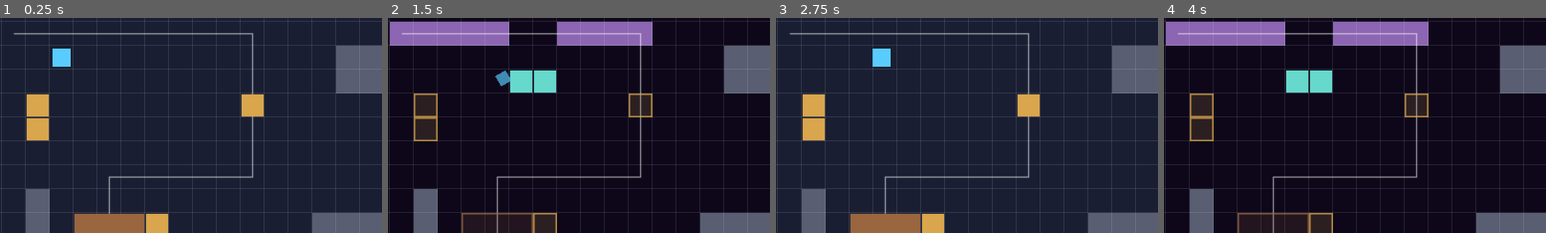
Above: before the commit, frames 1-4 (left to right).
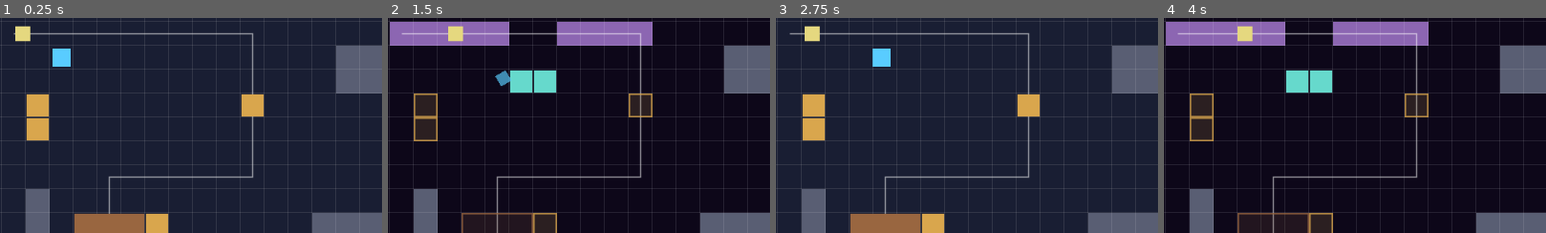
Above: after the commit, the same moments.

Repository: ConanY123/Game-Jam-Drift-MICK
Game: Godot game, scene res://scenes/levels/level-1.tscn
Same seed, same stepped clock (60 frames per second), same inputs: the game is played once before the commit and once after it. The project has no main scene, so this scene is started directly.
Inputs:
- Up to frame 1 (0.25 s): no input
- Up to frame 2 (1.5 s): tap Enter at 0.5 s; hold D (move_right) 0.53-1.28 s; hold Z (interact) 0.53-1.28 s; tap Space at 0.77 s; hold S (move_down) from 1.28 s (still down); tap C (switch_realm) at 1.35 s
- Up to frame 3 (2.75 s): tap Space at 1.52 s; release S (move_down) at 2.03 s; hold D (move_right) from 2.03 s (still down); tap R at 2.1 s
- Up to frame 4 (4 s): release D (move_right) at 2.78 s; hold W (move_up) 2.78-3.53 s; tap Z (interact) at 2.85 s; tap Space at 3.02, 3.77 s; hold A (move_left) from 3.53 s (still down); hold C (switch_realm) from 3.53 s (still down)
The pictures show only the part of the screen within x 6-56%, y 10-60%; the shares and areas given below are measured in that part.

The runs differ from the first frame. In frame 1, 0.3% of the frame differs, in the area x 4-8%, y 3-12%; in frame 2, 0.3%; in frame 3, 0.3%; in frame 4, 0.3%.

Commit message:
Created roomate scene and script
Walks the route at half of the players speed. Dies if running into an obstacle or falling off the map.

Diff:
--- /dev/null
+++ b/scenes/actors/roommate.tscn
@@ -0,0 +1,10 @@
+[gd_scene load_steps=2 format=3 uid="uid://cr0mmate00001"]
+
+[ext_resource type="Script" path="res://scripts/actors/roommate.gd" id="1_rmmate"]
+
+[node name="Roommate" type="Node2D"]
+script = ExtResource("1_rmmate")
+
+[node name="BodyVisual" type="Polygon2D" parent="."]
+color = Color(0.9, 0.85, 0.5, 1)
+polygon = PackedVector2Array(-10, -10, 10, -10, 10, 10, -10, 10)
--- /dev/null
+++ b/scenes/ui/result_overlay.tscn
@@ -0,0 +1,32 @@
+[gd_scene load_steps=2 format=3 uid="uid://cre5u1t00001"]
+
+[ext_resource type="Script" path="res://scripts/ui/result_overlay.gd" id="1_result"]
+
+[node name="ResultOverlay" type="CanvasLayer"]
+layer = 10
+script = ExtResource("1_result")
+
+[node name="Center" type="CenterContainer" parent="."]
+anchors_preset = 15
+anchor_right = 1.0
+anchor_bottom = 1.0
+grow_horizontal = 2
+grow_vertical = 2
+mouse_filter = 2
+
+[node name="Box" type="VBoxContainer" parent="Center"]
+layout_mode = 2
+theme_override_constants/separation = 12
+alignment = 1
+
+[node name="Title" type="Label" parent="Center/Box"]
+layout_mode = 2
+theme_override_font_sizes/font_size = 48
+text = "RESULT"
+horizontal_alignment = 1
+
+[node name="Sub" type="Label" parent="Center/Box"]
+layout_mode = 2
+theme_override_font_sizes/font_size = 20
+text = "Press R to retry"
+horizontal_alignment = 1
--- /dev/null
+++ b/scripts/actors/roommate.gd
@@ -0,0 +1,145 @@
+class_name Roommate
+extends Node2D
+
+# The sleepwalker. Walks a fixed route of cells at a steady pace, holding the
+# same position in both realms (swapping only changes the world around him).
+#
+# Lose conditions (shared timeline - judged on the real world state, not the
+# realm you happen to be viewing):
+#   - a solid obstacle sits on the cell he is entering in the physical world
+#   - the cell he is on in the dream has no standable floor (you failed the
+#     platform puzzle) -> he drops into the void
+# Win: he reaches the final waypoint untouched.
+#
+# Top-down 2D. Hazard detection is grid-based to match the rest of the project;
+# the body is a child node (BodyVisual) so art can be swapped in later.
+
+const SPEED := 48.0  # about half the player's 96 ("roommate is ~2x slower")
+const FALL_SPEED := 360.0  # how fast he drops into the void on a dream fail
+
+signal won
+signal lost(reason: String)
+
+@export var route: Array[Vector2i] = []  # authored path in cells
+
+var level: LevelBase
+var waypoints: PackedVector2Array = PackedVector2Array()
+var index := 0  # waypoint we are walking toward
+var finished := false
+var dead := false
+var falling := false  # dream-fail death animation in progress
+
+@onready var _body: Node2D = get_node_or_null("BodyVisual")
+
+func setup(p_level: LevelBase, p_route: Array[Vector2i]) -> void:
+	level = p_level
+	route = p_route
+	_rebuild_waypoints()
+
+func _ready() -> void:
+	# Allow either setup() (code spawn) or an inspector-authored route.
+	if waypoints.is_empty() and route.size() > 0:
+		_rebuild_waypoints()
+	queue_redraw()
+
+func _rebuild_waypoints() -> void:
+	waypoints = PackedVector2Array()
+	for cell in route:
+		waypoints.append(Grid.cell_to_center(cell))
+	if waypoints.size() > 0:
+		position = waypoints[0]
+		index = 1  # start toward the second point
+
+func _physics_process(delta: float) -> void:
+	if level == null:
+		return
+	if falling:
+		_update_fall(delta)
+		return
+	if finished or dead:
+		return
+	if index >= waypoints.size():
+		return
+
+	# Walk toward the current waypoint at a steady pace.
+	var target := waypoints[index]
+	var to_target := target - position
+	var dist := to_target.length()
+	var step := SPEED * delta
+	if step >= dist:
+		position = target
+		index += 1
+		if index >= waypoints.size():
+			_finish()
+	else:
+		position += to_target / dist * step
+
+	_check_hazards()
+	queue_redraw()
+
+func current_cell() -> Vector2i:
+	return Grid.pos_to_cell(position)
+
+# Judged on actual world state, not the realm currently being viewed.
+func _check_hazards() -> void:
+	var cell := current_cell()
+
+	# A removable obstacle left on his path in the physical world kills him.
+	# Walls shouldn't be authored onto the route, so only Pushables count.
+	var phys := level.blocker_at(cell, LevelBase.Realm.PHYSICAL)
+	if phys is Pushable:
+		_die("hit an obstacle in the real world")
+		return
+
+	# No standable floor beneath him in the dream = failed platform puzzle.
+	if not level.is_dream_floor(cell):
+		_begin_fall()
+		return
+
+	# A deadly solid object sitting in the dream (non-floor) also kills.
+	var dream_obj := level.blocker_at(cell, LevelBase.Realm.DREAM)
+	if dream_obj is Pushable and not dream_obj.is_floor:
+		_die("hit something in the dream")
+
+func _finish() -> void:
+	finished = true
+	won.emit()
+	queue_redraw()
+
+func _die(reason: String) -> void:
+	if dead or falling:
+		return
+	dead = true
+	lost.emit(reason)
+	queue_redraw()
+
+# Dream fall is a loss, with a short drop-into-the-void animation first.
+func _begin_fall() -> void:
+	if dead or falling:
+		return
+	falling = true
+	queue_redraw()
+
+func _update_fall(delta: float) -> void:
+	position.y += FALL_SPEED * delta
+	queue_redraw()
+	var field_bottom := Grid.FIELD_ROWS * Grid.CELL
+	if position.y > field_bottom + Grid.CELL:
+		falling = false
+		_die("fell through a gap in the dream")
+
+# Fallback visual if no BodyVisual child exists (e.g. pure-code spawn).
+func _draw() -> void:
+	if _body != null:
+		return
+	var s := 20.0
+	var half := s / 2.0
+	var body := Color(0.9, 0.85, 0.5)
+	if dead:
+		body = Color(0.8, 0.2, 0.2)
+	elif finished:
+		body = Color(0.4, 0.9, 0.5)
+	draw_rect(Rect2(-half, -half, s, s), body)
+	if index < waypoints.size() and not finished and not dead and not falling:
+		var dir := (waypoints[index] - position).normalized()
+		draw_circle(dir * half, 3.0, Color.BLACK)
--- a/scripts/core/level_base.gd
+++ b/scripts/core/level_base.gd
@@ -11,8 +11,14 @@
 	DREAM
 }
 signal realm_changed(new_realm: Realm)
+signal level_won
+signal level_lost(reason: String)
+
+const ROOMMATE_SCENE := preload("res://scenes/actors/roommate.tscn")
+const RESULT_OVERLAY_SCENE := preload("res://scenes/ui/result_overlay.tscn")
 
 var realm := Realm.PHYSICAL
+var roommate: Roommate
 
 # Vector2i -> Node. The level itself is stored for static walls.
 var solids := {
@@ -61,6 +67,9 @@
 
 func _ready() -> void:
 	build()
+	var overlay: ResultOverlay = RESULT_OVERLAY_SCENE.instantiate()
+	add_child(overlay)
+	overlay.setup(self)
 	queue_redraw()
 
 func build() -> void:
@@ -132,6 +141,16 @@
 	add_child(p)
 	return p
 
+# Instantiates the roommate scene on a route of cells and forwards his result.
+func add_roommate(route: Array[Vector2i]) -> Roommate:
+	var r: Roommate = ROOMMATE_SCENE.instantiate()
+	add_child(r)
+	r.setup(self, route)
+	r.won.connect(func(): level_won.emit())
+	r.lost.connect(func(reason: String): level_lost.emit(reason))
+	roommate = r
+	return r
+
 # ---------- debug drawing ----------
 
 func _draw() -> void:
--- a/scripts/levels/level-1.gd
+++ b/scripts/levels/level-1.gd
@@ -44,3 +44,6 @@
 		bridge.is_floor = true
 
 	add_player(Vector2i(4, 3))
+
+	# The sleepwalker follows the authored route (same line drawn for debug).
+	add_roommate(debug_path)
--- /dev/null
+++ b/scripts/ui/result_overlay.gd
@@ -0,0 +1,27 @@
+class_name ResultOverlay
+extends CanvasLayer
+
+# Minimal win/lose banner. Listens to the level and shows a message.
+# Press R to restart (LevelBase already reloads the scene on R).
+
+@onready var _title: Label = $Center/Box/Title
+@onready var _sub: Label = $Center/Box/Sub
+
+func setup(level: LevelBase) -> void:
+	level.level_won.connect(_on_won)
+	level.level_lost.connect(_on_lost)
+
+func _ready() -> void:
+	visible = false
+
+func _on_won() -> void:
+	_show("YOU KEPT HIM SAFE", "Press R to replay", Color(0.5, 1.0, 0.6))
+
+func _on_lost(reason: String) -> void:
+	_show("GAME OVER", "He %s. Press R to retry." % reason, Color(1.0, 0.5, 0.5))
+
+func _show(title: String, subtitle: String, color: Color) -> void:
+	_title.text = title
+	_title.add_theme_color_override("font_color", color)
+	_sub.text = subtitle
+	visible = true
Not shown, added: scripts/actors/roommate.gd.uid
Not shown, added: scripts/ui/result_overlay.gd.uid
